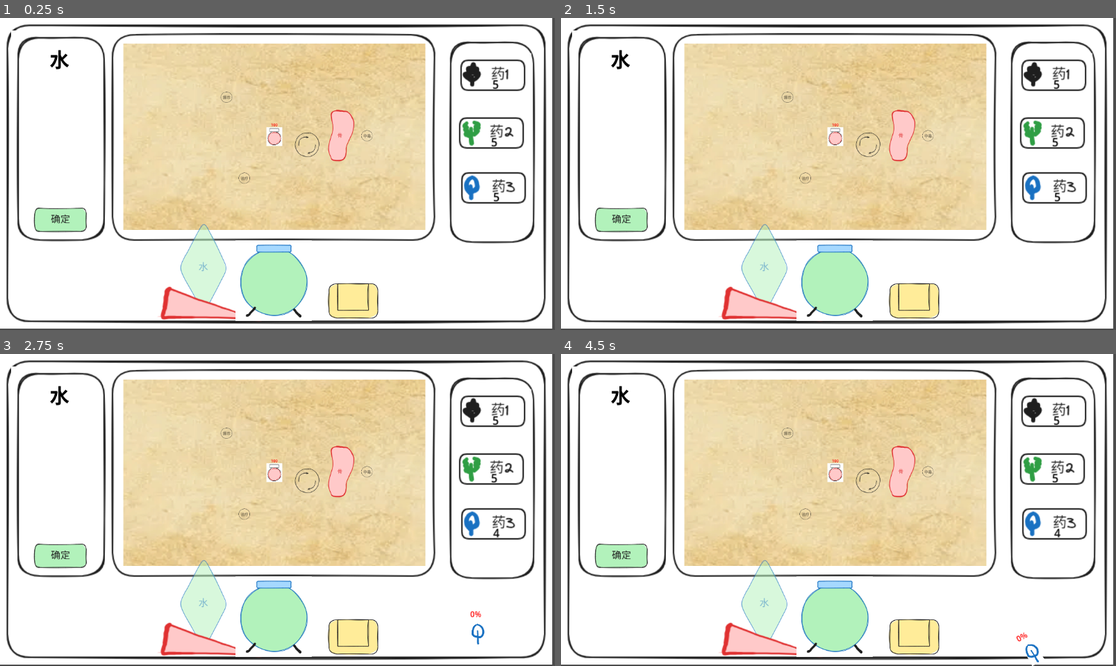
Above: before the commit, frames 1-4 (two rows, left to right).
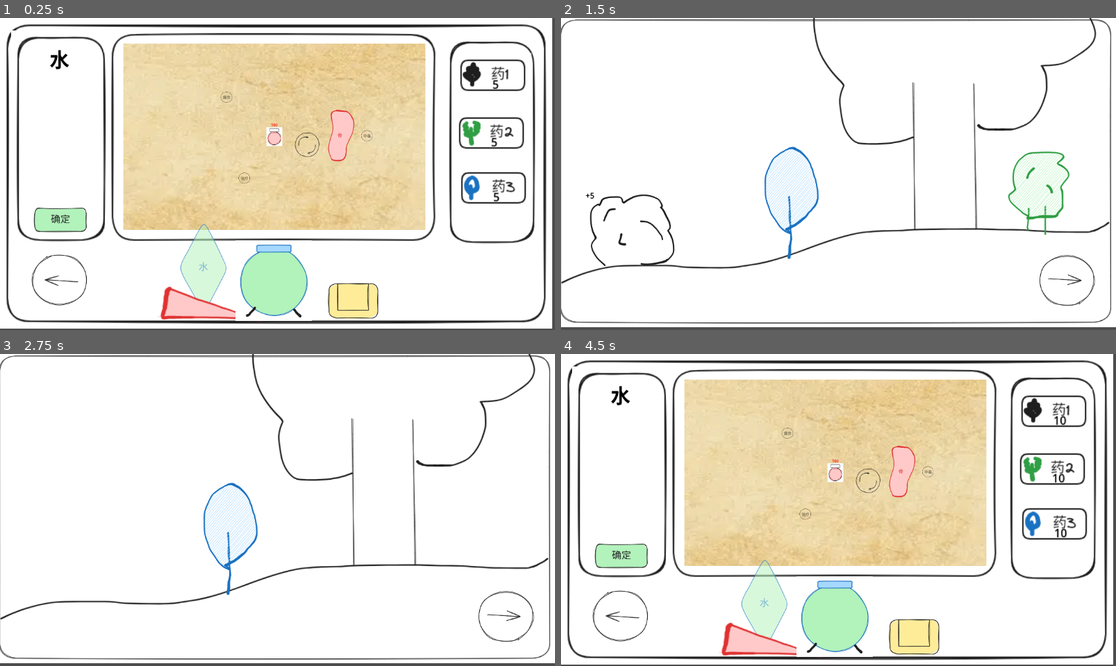
Above: after the commit, the same moments.

Repository: NoobEric0746/Potion-Bingyan
Game: Godot game, scene res://sprites/main.tscn
Same seed, same stepped clock (60 frames per second), same inputs: the game is played once before the commit and once after it.
Inputs (mouse positions are in pixels of both pictures, inside the frame that each line leads up to):
- Up to frame 1 (0.25 s): no input
- Up to frame 2 (1.5 s): click (622, 280) at 0.52 s; click (633, 230) at 1.25 s, where only the run after the commit has a clickable "+5"
- Up to frame 3 (2.75 s): click (477, 528) at 2 s, where only the run after the commit has a clickable "+5"
- Up to frame 4 (4.5 s): click (794, 538) at 2.75 s, where only the run after the commit has a clickable "+5"; click (1066, 616) at 3.52 s; click (622, 556) at 4.25 s

The runs differ from the first frame. In frame 1, 0.2% of the frame differs, in the area x 5-16%, y 75-93%; in frame 2, 50%, in the area x 0-100%, y 0-100%; in frame 3, 50%; in frame 4, 0.5%.

Commit message:
添加菜园

Diff:
--- a/scripts/GlobalGameManager.gd
+++ b/scripts/GlobalGameManager.gd
@@ -24,6 +24,7 @@
 signal queue_changed
 signal start_draw_tmp
 signal stop_draw_tmp
+signal kill_items
 
 func _ready():
 	ingredient_queue.clear()
--- a/scripts/main.gd
+++ b/scripts/main.gd
@@ -10,3 +10,4 @@
 	#print(GlobalGameManager.get_now_ingredient())
 func _ready():
 	set_process(true)
+	get_node("SubViewportContainer/SubViewport/PotionMap").draw_dots()
--- a/scripts/yao_item.gd
+++ b/scripts/yao_item.gd
@@ -18,6 +18,7 @@
 	freeze_mode = RigidBody2D.FREEZE_MODE_KINEMATIC
 	freeze = true
 	z_index = 100
+	GlobalGameManager.kill_items.connect(Callable(self,"_on_kill_items"))
 
 func _input_event(viewport,event,shape_idx):
 	if event is InputEventMouseButton:
@@ -46,6 +47,10 @@
 	if current_velocity.length() > max_speed:
 		# 将速度向量缩放到最大速度
 		state.linear_velocity = current_velocity.normalized() * max_speed
+
+func _on_kill_items():
+	GlobalGameManager.storage_data[ingredient_type] += 1
+	queue_free()
 
 func set_ingredient_type(type):
 	ingredient_type=type
--- /dev/null
+++ b/sprites/add5label.gd
@@ -0,0 +1,8 @@
+extends Label
+
+func _ready() -> void:
+	hide()
+func appear():
+	show()
+	await get_tree().create_timer(0.2).timeout
+	hide()
--- /dev/null
+++ b/sprites/left_button.gd
@@ -0,0 +1,6 @@
+extends TextureButton
+
+
+func _on_pressed() -> void:
+	GlobalGameManager.kill_items.emit()
+	get_tree().change_scene_to_file("res://sprites/plant.tscn")
--- a/sprites/main.tscn
+++ b/sprites/main.tscn
@@ -1,8 +1,10 @@
-[gd_scene load_steps=12 format=3 uid="uid://d137bko386a10"]
+[gd_scene load_steps=14 format=3 uid="uid://d137bko386a10"]
 
 [ext_resource type="PackedScene" uid="uid://df6sqna0kjimq" path="res://sprites/background.tscn" id="1_0xm2m"]
 [ext_resource type="Script" uid="uid://bj4nlqlgny11v" path="res://scripts/main.gd" id="1_r3i6n"]
+[ext_resource type="Texture2D" uid="uid://cy1bp8lwmdtha" path="res://art/left.png" id="3_34bsu"]
 [ext_resource type="PackedScene" uid="uid://4w5wds7p3xpu" path="res://sprites/backpack.tscn" id="3_h2yge"]
+[ext_resource type="Script" uid="uid://bhet23fw0mnyi" path="res://sprites/left_button.gd" id="4_8cy0t"]
 [ext_resource type="PackedScene" uid="uid://c6gvoaxuyyjw3" path="res://sprites/info_tab.tscn" id="4_au7dq"]
 [ext_resource type="PackedScene" uid="uid://y8gcs44h5f6w" path="res://sprites/walls.tscn" id="5_ey6f8"]
 [ext_resource type="PackedScene" uid="uid://cvmmqbjf34oh3" path="res://sprites/potion_map.tscn" id="6_k56x5"]
@@ -12,7 +14,7 @@
 [ext_resource type="PackedScene" uid="uid://d1phxuxacnvcm" path="res://sprites/smasher.tscn" id="9_1t0ju"]
 [ext_resource type="PackedScene" uid="uid://bva6m6skulph7" path="res://sprites/fire.tscn" id="11_44oxp"]
 
-[node name="Main" type="Node2D"]
+[node name="Craft" type="Node2D"]
 script = ExtResource("1_r3i6n")
 
 [node name="TextureRect" parent="." instance=ExtResource("1_0xm2m")]
@@ -23,6 +25,14 @@
 offset_bottom = 645.0
 grow_horizontal = 1
 grow_vertical = 1
+
+[node name="LeftButton" type="TextureButton" parent="."]
+offset_left = 57.0
+offset_top = 482.0
+offset_right = 190.0
+offset_bottom = 605.0
+texture_normal = ExtResource("3_34bsu")
+script = ExtResource("4_8cy0t")
 
 [node name="Backpack" parent="." instance=ExtResource("3_h2yge")]
 position = Vector2(921, 36)
@@ -74,6 +84,7 @@
 offset_right = 794.0
 offset_bottom = 633.0
 
+[connection signal="pressed" from="LeftButton" to="LeftButton" method="_on_pressed"]
 [connection signal="button_down" from="Water" to="Water" method="_on_button_down"]
 [connection signal="button_up" from="Water" to="Water" method="_on_button_up"]
 [connection signal="mouse_entered" from="Water" to="Water" method="_on_mouse_entered"]
--- /dev/null
+++ b/sprites/plant.tscn
@@ -0,0 +1,52 @@
+[gd_scene load_steps=8 format=3 uid="uid://cebvpwcqrr3am"]
+
+[ext_resource type="Texture2D" uid="uid://dh4rrjfvx0s35" path="res://art/plant_bg.png" id="1_jwgjb"]
+[ext_resource type="PackedScene" uid="uid://6uygypgy6b12" path="res://sprites/yao_plant.tscn" id="2_ldoou"]
+[ext_resource type="Texture2D" uid="uid://bx26hiw6gxc1y" path="res://art/t1_plant.png" id="3_g730w"]
+[ext_resource type="Texture2D" uid="uid://dwskgvaegwv1h" path="res://art/t2_plant.png" id="4_rcath"]
+[ext_resource type="Texture2D" uid="uid://dg8coq3aeqgif" path="res://art/t3_plant.png" id="5_s12bg"]
+[ext_resource type="Script" uid="uid://dwe8bhveybs8e" path="res://sprites/right_button.gd" id="6_g730w"]
+[ext_resource type="Texture2D" uid="uid://be1x14p77edrr" path="res://art/right.png" id="6_rcath"]
+
+[node name="Plant" type="Node2D"]
+
+[node name="TextureRect" type="TextureRect" parent="."]
+offset_left = -12.0
+offset_top = -202.0
+offset_right = 1152.0
+offset_bottom = 642.0
+texture = ExtResource("1_jwgjb")
+
+[node name="yao_plant" parent="." instance=ExtResource("2_ldoou")]
+offset_left = 51.0
+offset_top = 357.0
+offset_right = 244.0
+offset_bottom = 523.0
+texture_normal = ExtResource("3_g730w")
+ingredient_type = 1
+
+[node name="yao_plant2" parent="." instance=ExtResource("2_ldoou")]
+offset_left = 919.0
+offset_top = 268.0
+offset_right = 1064.0
+offset_bottom = 458.0
+texture_normal = ExtResource("4_rcath")
+ingredient_type = 2
+
+[node name="yao_plant3" parent="." instance=ExtResource("2_ldoou")]
+offset_left = 414.0
+offset_top = 260.0
+offset_right = 543.0
+offset_bottom = 507.0
+texture_normal = ExtResource("5_s12bg")
+ingredient_type = 3
+
+[node name="RightButton" type="TextureButton" parent="."]
+offset_left = 983.0
+offset_top = 484.0
+offset_right = 1116.0
+offset_bottom = 607.0
+texture_normal = ExtResource("6_rcath")
+script = ExtResource("6_g730w")
+
+[connection signal="pressed" from="RightButton" to="RightButton" method="_on_pressed"]
--- /dev/null
+++ b/sprites/right_button.gd
@@ -0,0 +1,5 @@
+extends TextureButton
+
+
+func _on_pressed() -> void:
+	get_tree().change_scene_to_file("res://sprites/main.tscn")
--- /dev/null
+++ b/sprites/sell.tscn
@@ -0,0 +1,10 @@
+[gd_scene load_steps=2 format=3 uid="uid://b5cvsmbxkbtd5"]
+
+[ext_resource type="Texture2D" uid="uid://ba5b5u5nrcj23" path="res://art/background.png" id="1_hph3p"]
+
+[node name="Sell" type="Node2D"]
+
+[node name="Background" type="TextureRect" parent="."]
+offset_right = 1152.0
+offset_bottom = 652.0
+texture = ExtResource("1_hph3p")
--- /dev/null
+++ b/sprites/yao_plant.tscn
@@ -0,0 +1,21 @@
+[gd_scene load_steps=3 format=3 uid="uid://6uygypgy6b12"]
+
+[ext_resource type="Script" uid="uid://dmc4pl7m4ikj4" path="res://yao_plant.gd" id="1_vsd0i"]
+[ext_resource type="Script" uid="uid://duit6vu0dmnus" path="res://sprites/add5label.gd" id="2_7kj10"]
+
+[node name="yao_plant" type="TextureButton"]
+offset_right = 40.0
+offset_bottom = 40.0
+script = ExtResource("1_vsd0i")
+
+[node name="Sprite2D" type="Sprite2D" parent="."]
+
+[node name="Label" type="Label" parent="."]
+layout_mode = 0
+offset_right = 40.0
+offset_bottom = 23.0
+theme_override_colors/font_color = Color(0, 0, 0, 1)
+text = "+5"
+script = ExtResource("2_7kj10")
+
+[connection signal="pressed" from="." to="." method="_on_pressed"]
--- /dev/null
+++ b/yao_plant.gd
@@ -0,0 +1,11 @@
+extends TextureButton
+
+@export var ingredient_type:int
+var ok = true
+
+func _on_pressed() -> void:
+	if ok:
+		GlobalGameManager.storage_data[ingredient_type] += 5
+		get_node("Label").appear()
+		await get_tree().create_timer(0.2).timeout
+		hide()
Binary file added: art/buyer.png
Not shown, added: art/buyer.png.import
Binary file added: art/left.png
Not shown, added: art/left.png.import
Binary file added: art/plant_bg.png
Not shown, added: art/plant_bg.png.import
Binary file added: art/right.png
Not shown, added: art/right.png.import
Binary file added: art/t1_plant.png
Not shown, added: art/t1_plant.png.import
Binary file added: art/t2_plant.png
Not shown, added: art/t2_plant.png.import
(and 6 more such lines)
